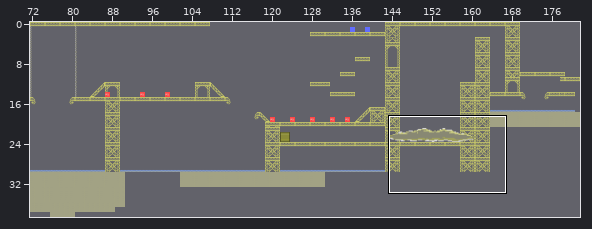
Two states of a Tiled map, data/testlevel1.tmx. The first picture is a wide view before the edit; the outline marks the close-up.
Close-up. Before the commit:
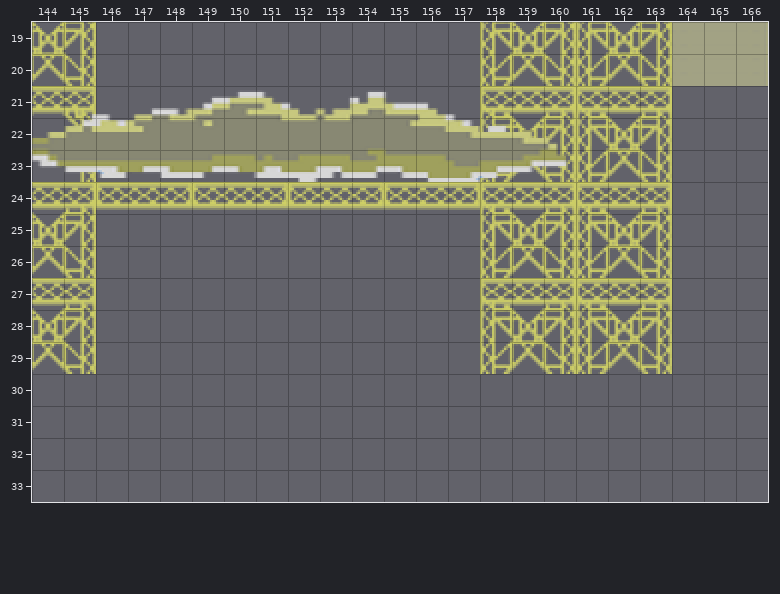
Cells are 16x16 px. Shown: x 144..166, y 19..33.
The same view after the edit:
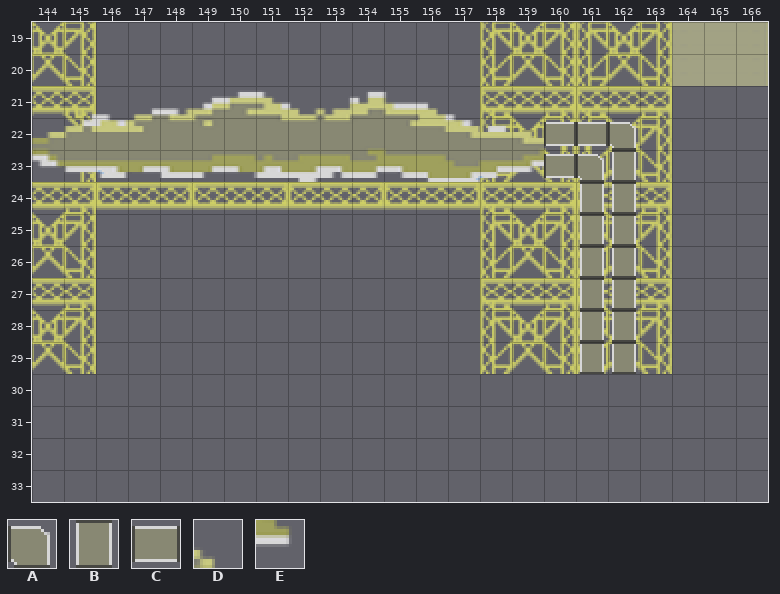
Key: from "pipes": A 3, B 4, C 5; from "steam": D 89, E 107.
_ is an empty cell.
Diff:
Layer "Foreground Layer":
The edit adds tile A in row 22 at x 162; in row 23 at x 161.
The edit adds tile B in row 23 at x 162; in rows 24 to 29 at x 161 to 162.
Tile D gives way to tile C in row 22 at x 160.
Tile E gives way to tile C in row 23 at x 160.
The edit adds tile C in row 22 at x 161.
